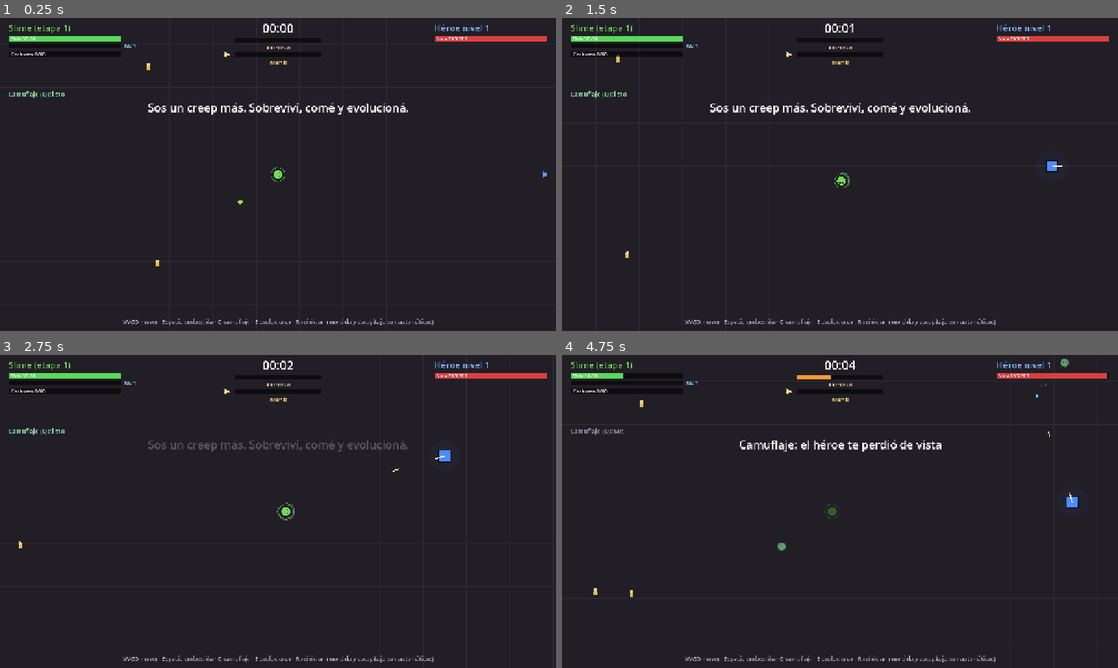
Above: before the commit, frames 1-4 (two rows, left to right).
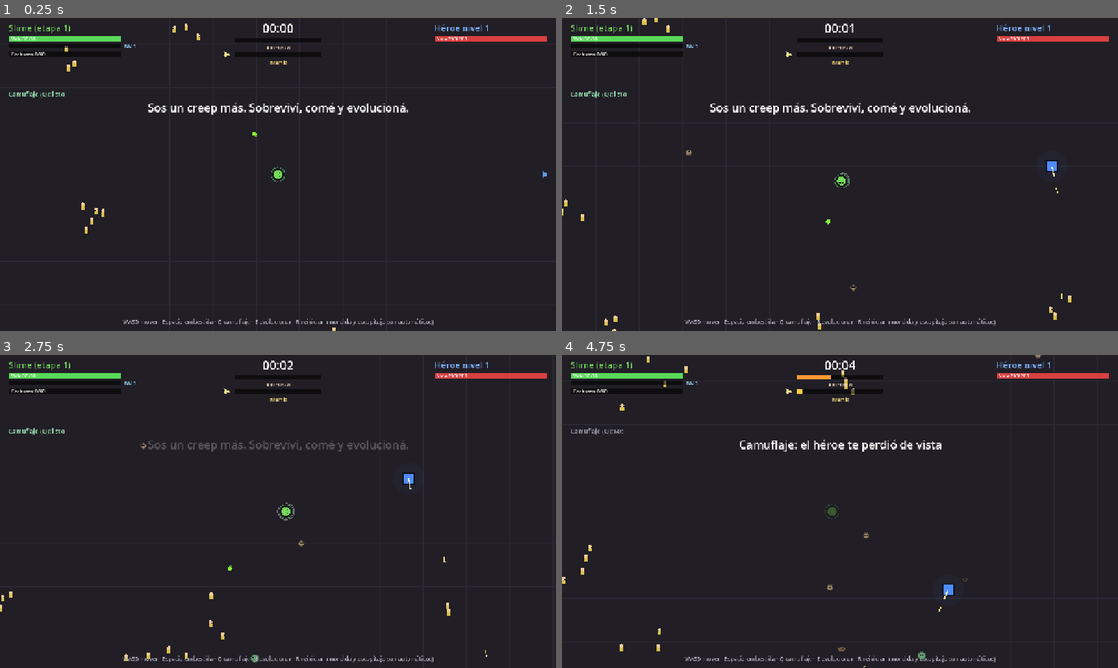
Above: after the commit, the same moments.

Repository: FedeOsorio/survive-the-hero
Game: Godot game, scene res://scenes/main.tscn
Same seed, same stepped clock (60 frames per second), same inputs: the game is played once before the commit and once after it.
Inputs (mouse positions are in pixels of both pictures, inside the frame that each line leads up to):
- Up to frame 1 (0.25 s): no input
- Up to frame 2 (1.5 s): move the mouse to (962, 158) at 0.52 s; hold D (move_right) 0.53-1.28 s; tap Space (dash) at 0.6 s; click (962, 158) at 0.67 s; move the mouse to (728, 190) at 1.27 s; hold S (move_down) from 1.28 s (still down); tap E (evolve) at 1.35 s
- Up to frame 3 (2.75 s): move the mouse to (333, 442) at 2.02 s; release S (move_down) at 2.03 s; hold D (move_right) from 2.03 s (still down); tap 1 (pick_1) at 2.1 s
- Up to frame 4 (4.75 s): move the mouse to (812, 574) at 2.77 s; release D (move_right) at 2.78 s; hold W (move_up) 2.78-3.53 s; tap 2 (pick_2) at 2.85 s; click (812, 574) at 2.92 s; move the mouse to (1006, 558) at 3.52 s; hold A (move_left) from 3.53 s (still down); tap 3 (pick_3) at 3.6 s; move the mouse to (673, 464) at 4.27 s; tap Q (stealth) at 4.35 s

The runs differ from the first frame. In frame 1, 0.2% of the frame differs, in the area x 11-61%, y 1-100%; in frame 2, 0.3%; in frame 3, 0.4%; in frame 4, 0.8%, in the area x 0-99%, y 0-100%.

Commit message:
Tanda 02-b: héroe que mata, refuerzos del cielo y más civiles

Diff:
--- a/scripts/balance.gd
+++ b/scripts/balance.gd
@@ -50,9 +50,19 @@
 const LEAD_DAMAGE_PER_RANK := 0.25
 
 # Civiles: comida que huye de vos, lejos del héroe.
-const CIVILIANS_START := 24
-const CIVILIANS_MAX := 40
-const CIVILIAN_RESPAWN := 3.0
+const CIVILIANS_START := 40
+const CIVILIANS_MAX := 70
+const CIVILIAN_RESPAWN := 1.5 # cada tanto aparece un caserío
+# Aparecen en grupos, en un anillo alrededor del creep y lejos del héroe.
+const CIVILIAN_GROUP_MIN := 3
+const CIVILIAN_GROUP_MAX := 5
+const CIVILIAN_GROUP_SPREAD := 40.0
+const CIVILIAN_RING_MIN := 350.0 # del creep
+const CIVILIAN_RING_MAX := 800.0
+const CIVILIAN_MIN_HERO_DIST := 300.0
+# Esquivan a la horda (solo visual: la horda no los daña).
+const CIVILIAN_DODGE_RADIUS := 40.0
+const CIVILIAN_DODGE_SPEED := 0.6
 const CIVILIAN_HP := 8.0
 const CIVILIAN_SPEED := 85.0
 const CIVILIAN_FLEE_RADIUS := 220.0
@@ -100,7 +110,7 @@
 const HERO_LEVEL_HEAL := 0.25 # al subir de nivel recupera este % de su vida máxima (no tiene regeneración)
 const HERO_SPEED := 150.0
 const HERO_RADIUS := 14.0
-const HERO_ARROW_DAMAGE := 16.0
+const HERO_ARROW_DAMAGE := 20.0
 const HERO_ARROW_COOLDOWN := 0.45
 const HERO_ARROW_SPEED := 520.0
 const HERO_RANGE := 420.0
@@ -112,8 +122,8 @@
 const HERO_COOLDOWN_PER_LEVEL := 0.95
 const HERO_MIN_COOLDOWN := 0.18
 const HERO_LEVELS_PER_EXTRA_ARROW := 4
-# Las flechas no atraviesan: eso será una mejora que el héroe elija (hito 2).
-const HERO_ARROW_PIERCE := 0
+# Cada flecha atraviesa a este número de enemigos extra (Flechas perforantes suma más).
+const HERO_ARROW_PIERCE := 1
 # Tajo de espada: ataque cuerpo a cuerpo en arco, con aviso previo para poder esquivarlo.
 # Apagado por ahora: los poderes extra del héroe se definen cuando el creep
 # tenga habilidades para contrarrestarlos.
@@ -184,7 +194,7 @@
 
 
 static func xp_for_level(level: int) -> float:
-	return 10.0 + level * 14.0 + 1.2 * level * level
+	return 8.0 + level * 10.0 + 0.6 * level * level
 
 
 # --- Horda -------------------------------------------------------------------
@@ -197,7 +207,7 @@
 }
 const MAX_MINIONS := 300
 const CORPSE_LIFETIME := 20.0
-const GEM_LIFETIME := 18.0
+const GEM_LIFETIME := 25.0
 const SPAWN_MIN_DIST := 650.0
 const SPAWN_MAX_DIST := 900.0
 
@@ -211,7 +221,7 @@
 
 
 static func minion_hp_mult(minute: float) -> float:
-	return 1.0 + horde_tier(minute) * 0.3
+	return 1.0 + horde_tier(minute) * 0.2
 
 
 # Como en Vampire Survivors, tus compañeros se vuelven más fuertes con cada escalón.
@@ -224,7 +234,7 @@
 
 
 static func spawns_per_second(minute: float) -> float:
-	return 2.0 + minute * 1.2
+	return 2.0 + minute * 0.9
 
 
 static func pick_minion_type(minute: float, rng: RandomNumberGenerator) -> String:
@@ -336,6 +346,7 @@
 const PALADIN_CHARGE_DIST := 420.0
 const PALADIN_HEAL_RADIUS := 150.0
 const PALADIN_HEAL := 0.02 # x vida máxima del héroe por segundo
+const PALADIN_MAX_ALIVE := 3
 const PALADIN_NEXT_HP := 1.3 # cada Paladín siguiente
 const PALADIN_NEXT_DAMAGE := 1.15
 const HOLY_HEART_BIOMASS := 0.2 # x costo de tu próxima evolución
--- a/scripts/civilian.gd
+++ b/scripts/civilian.gd
@@ -31,8 +31,13 @@
 		_scream_cd = B.CIVILIAN_SCREAM_COOLDOWN
 		world.raise_alarm(position)
 	_fleeing = flee
+	var dodge := _dodge_dir()
 	if flee:
 		dir = away / d
+	elif dodge != Vector2.ZERO:
+		# esquiva a la horda solo para que se vea: se corre al costado
+		dir = dodge
+		spd *= B.CIVILIAN_DODGE_SPEED
 	else:
 		_wander_t -= delta
 		if _wander_t <= 0.0:
@@ -44,6 +49,17 @@
 	position = position.clamp(Vector2(radius, radius), B.ARENA_SIZE - Vector2(radius, radius))
 	_flash = maxf(_flash - delta, 0.0)
 	queue_redraw()
+
+
+## Si un compañero de la horda está muy cerca, devuelve un paso al costado.
+func _dodge_dir() -> Vector2:
+	for m in world.minions_near(position):
+		var away: Vector2 = position - m.position
+		var d := away.length()
+		if d < B.CIVILIAN_DODGE_RADIUS and d > 0.01:
+			var side := away.orthogonal() / d
+			return side if side.dot(_wander) >= 0.0 else -side
+	return Vector2.ZERO
 
 
 func take_damage(amount: float, by_hero := false) -> void:
--- a/scripts/infamy.gd
+++ b/scripts/infamy.gd
@@ -24,6 +24,7 @@
 	if not world.running:
 		return
 	queue_redraw()
+	_heal_hero(delta)
 	if _arrival_t > 0.0:
 		_arrival_t -= delta
 		if _arrival_t <= 0.0:
@@ -36,18 +37,27 @@
 	if low and not _hero_was_low:
 		add(B.INFAMY_HERO_LOW)
 	_hero_was_low = low
-	if bar >= B.INFAMY_MAX:
+	if bar >= B.INFAMY_MAX and paladins.size() < B.PALADIN_MAX_ALIVE:
 		bar = 0.0
 		_arrival_t = B.PALADIN_ARRIVAL
 		arrival_pos = (hero.position + Vector2.from_angle(world.rng.randf() * TAU) * B.PALADIN_SPAWN_DIST) \
 				.clamp(Vector2(30, 30), B.ARENA_SIZE - Vector2(30, 30))
-		world.hud.banner("El cielo envía a un Paladín")
+		world.hud.banner("El cielo envía refuerzos" if not paladins.is_empty() else "El cielo envía a un Paladín")
 
 
-## Mientras haya un Paladín vivo (o llegando), la barra no sube.
+## Sube aunque haya Paladines vivos; solo se frena mientras uno está llegando.
 func add(amount: float) -> void:
-	if paladins.is_empty() and _arrival_t <= 0.0:
+	if _arrival_t <= 0.0:
 		bar = minf(bar + amount, B.INFAMY_MAX)
+
+
+## Las auras no se suman: con uno o más Paladines cerca, el héroe se cura una sola vez.
+func _heal_hero(delta: float) -> void:
+	var hero = world.hero
+	for p in paladins:
+		if p.position.distance_to(hero.position) < B.PALADIN_HEAL_RADIUS:
+			hero.hp = minf(hero.max_hp, hero.hp + hero.max_hp * B.PALADIN_HEAL * delta)
+			return
 
 
 func _spawn_paladin() -> void:
--- a/scripts/main.gd
+++ b/scripts/main.gd
@@ -97,8 +97,8 @@
 	player.add_child(cam)
 	camera = cam
 
-	for i in B.CIVILIANS_START:
-		spawn_civilian()
+	while civilians.size() < B.CIVILIANS_START:
+		spawn_civilian_group()
 
 	hud = Hud.new()
 	hud.world = self
@@ -130,7 +130,7 @@
 	_civilian_t -= delta
 	if _civilian_t <= 0.0 and civilians.size() < B.CIVILIANS_MAX:
 		_civilian_t = B.CIVILIAN_RESPAWN
-		spawn_civilian()
+		spawn_civilian_group()
 
 	_rebuild_grid()
 
@@ -163,17 +163,24 @@
 
 
 ## Los civiles aparecen lejos del héroe, para que comer sea una alternativa a robarle.
-func spawn_civilian() -> void:
-	var pos := Vector2.ZERO
-	for i in 10:
-		pos = Vector2(rng.randf_range(60, B.ARENA_SIZE.x - 60), rng.randf_range(60, B.ARENA_SIZE.y - 60))
-		if pos.distance_to(hero.position) > 700.0 and pos.distance_to(player.position) > 300.0:
+## Un caserío de 3 a 5 civiles en un anillo alrededor del creep, lejos del héroe.
+func spawn_civilian_group() -> void:
+	var center := Vector2.ZERO
+	var inner := Rect2(Vector2(60, 60), B.ARENA_SIZE - Vector2(120, 120))
+	for i in 15:
+		var dist := rng.randf_range(B.CIVILIAN_RING_MIN, B.CIVILIAN_RING_MAX)
+		center = player.position + Vector2.from_angle(rng.randf() * TAU) * dist
+		if inner.has_point(center) and center.distance_to(hero.position) > B.CIVILIAN_MIN_HERO_DIST:
 			break
-	var c = Civilian.new()
-	c.world = self
-	c.position = pos
-	civilians.append(c)
-	_entities.add_child(c)
+	center = center.clamp(inner.position, inner.end)
+	var n := mini(rng.randi_range(B.CIVILIAN_GROUP_MIN, B.CIVILIAN_GROUP_MAX), B.CIVILIANS_MAX - civilians.size())
+	for i in n:
+		var c = Civilian.new()
+		c.world = self
+		var off := Vector2(rng.randf_range(-1, 1), rng.randf_range(-1, 1)) * B.CIVILIAN_GROUP_SPREAD
+		c.position = (center + off).clamp(Vector2(10, 10), B.ARENA_SIZE - Vector2(10, 10))
+		civilians.append(c)
+		_entities.add_child(c)
 
 
 ## Un civil que huye grita: el héroe va hacia ahí a matar civiles.
--- a/scripts/paladin.gd
+++ b/scripts/paladin.gd
@@ -56,10 +56,8 @@
 	_hammer_fx = maxf(_hammer_fx - delta, 0.0)
 	_flash = maxf(_flash - delta, 0.0)
 
-	# aura: cura al héroe si están cerca
+	# aura: la cura la aplica infamy.gd una sola vez aunque haya varios cerca
 	_healing = position.distance_to(hero.position) < B.PALADIN_HEAL_RADIUS
-	if _healing:
-		hero.hp = minf(hero.max_hp, hero.hp + hero.max_hp * B.PALADIN_HEAL * delta)
 
 	if _charge_left > 0.0:
 		var step := B.PALADIN_CHARGE_SPEED * delta
Not shown, changed: README.md
